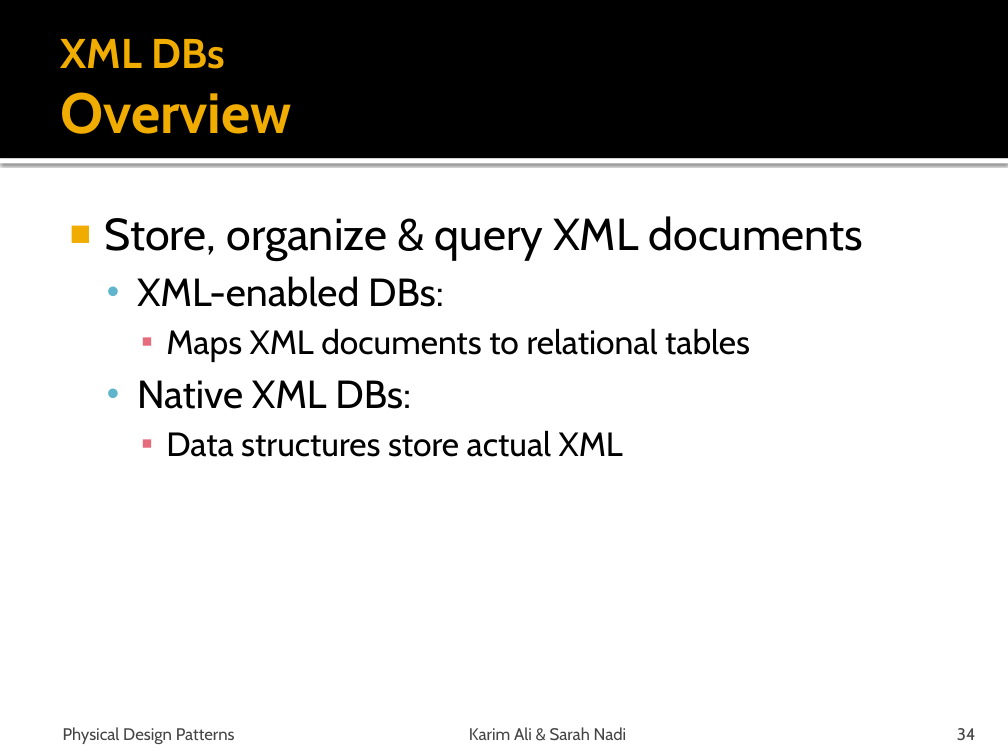
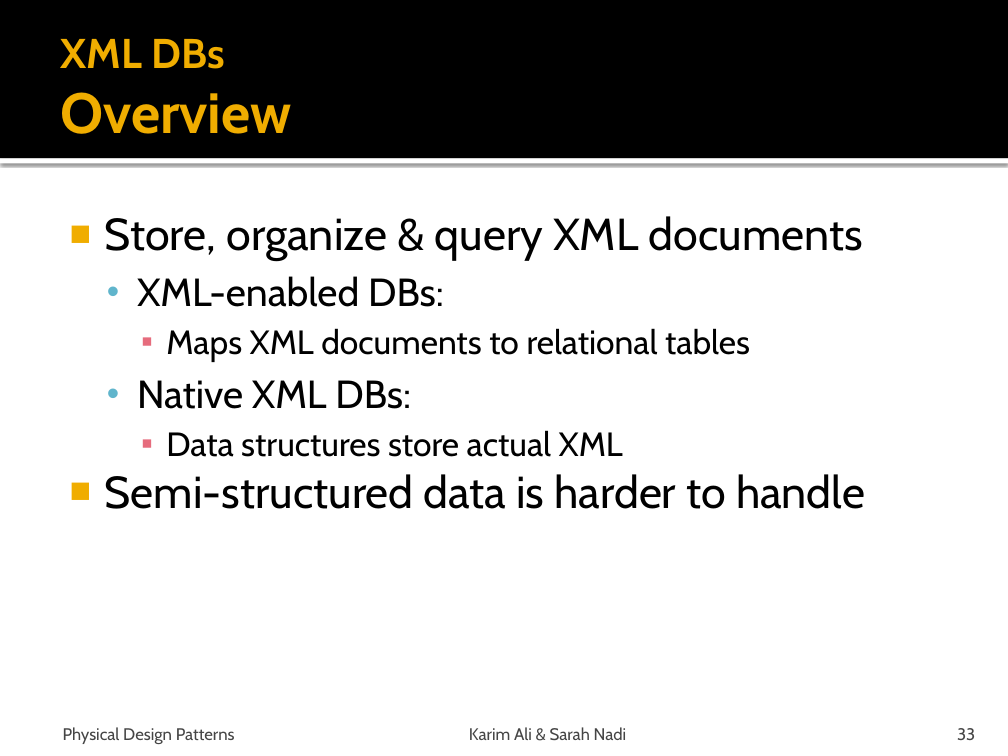
Before and after one commit to snadi/cs848-db, a slide deck: slide 33 of cs848-db/PhysDesignPres.pptx (slide 34 before the commit). Drawn at 1008x756 pixels with LibreOffice and Linux fonts; fonts in the diff are those of the drawing. Boxes give left, top, right and bottom in pixels: in the first picture for what was removed or moved away, otherwise in the second. Text is boxed around its words. In the diff, an @@ line names an element or a change of style, - is before the commit and + after.

```diff
--- a/cs848-db/PhysDesignPres.pptx
+++ b/cs848-db/PhysDesignPres.pptx
@@ text at bbox=[105, 474, 865, 509]: paragraph added @@
+■ Semi-structured data is harder to handle
@@ page number at bbox=[957, 728, 975, 740]: text changed @@
-34
+33
```
Also in this commit, not shown: 10 other slides changed, 1 slide removed.
